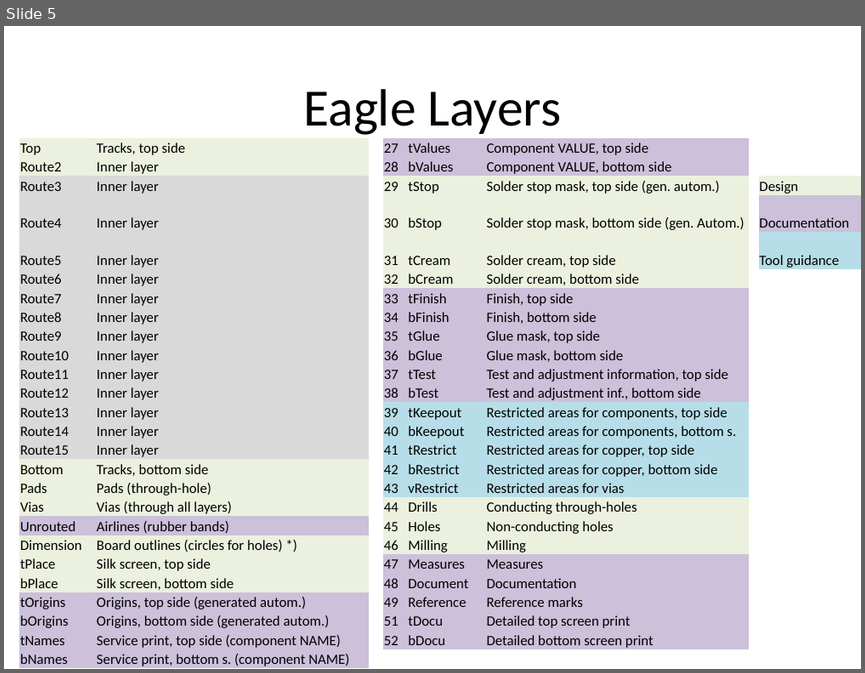
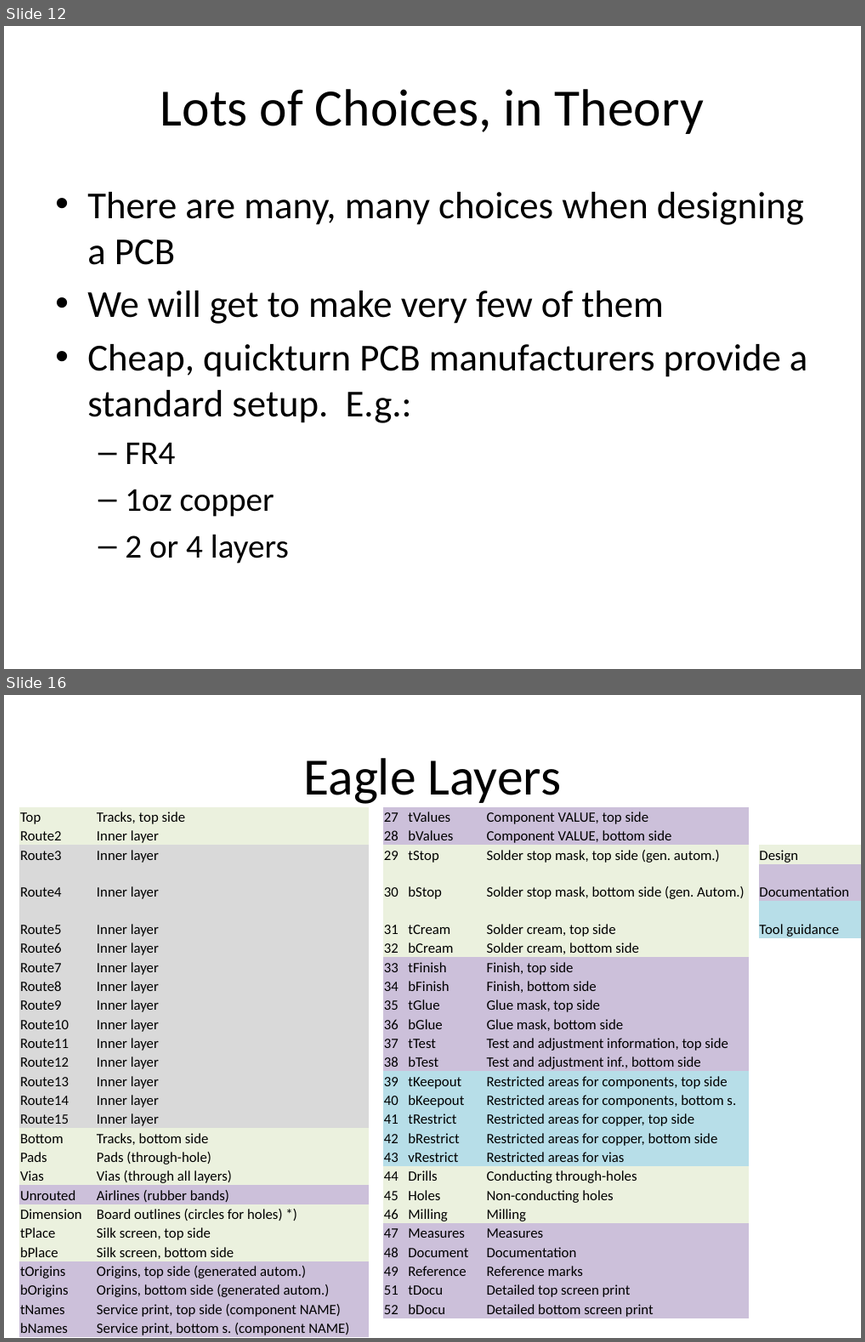
Before and after one commit to NVSL/QuadClass-Resources, a slide deck: Lecture Slides/02-Eagle-Part-1.pptx. Shown one above the other, each under a label of ours: slide 5 before the commit, slides 12 and 16 after it; the slides between them are not shown. The pictures are 865x673 and 865x1342 pixels, drawn with LibreOffice and Linux fonts; fonts in the diff are those of the drawing. Boxes give left, top, right and bottom in pixels: in the first picture for what was removed or moved away, otherwise in the second. Text is boxed around its words. In the diff, an @@ line names an element or a change of style, - is before the commit and + after.

```diff
--- a/Lecture Slides/02-Eagle-Part-1.pptx
+++ b/Lecture Slides/02-Eagle-Part-1.pptx
@@ slide 12 added at (x1=4, y1=26, x2=861, y2=669), background #FFFFFF @@
@@ title added at (x1=160, y1=89, x2=704, y2=134), 44 pt, text #000000 @@
+Lots of Choices, in Theory
@@ text added at (x1=87, y1=192, x2=807, y2=563), 32 pt, text #000000 @@
+• There are many, many choices when designing a PCB
+• We will get to make very few of them
+• Cheap, quickturn PCB manufacturers provide a standard setup. E.g.:
+  – FR4
+  – 1oz copper
+  – 2 or 4 layers
@@ what was slide 5 is now slide 16 @@
```
Also in this commit, not shown: 2 slides changed, 12 other slides added, 2 slides removed, 7 other files.
